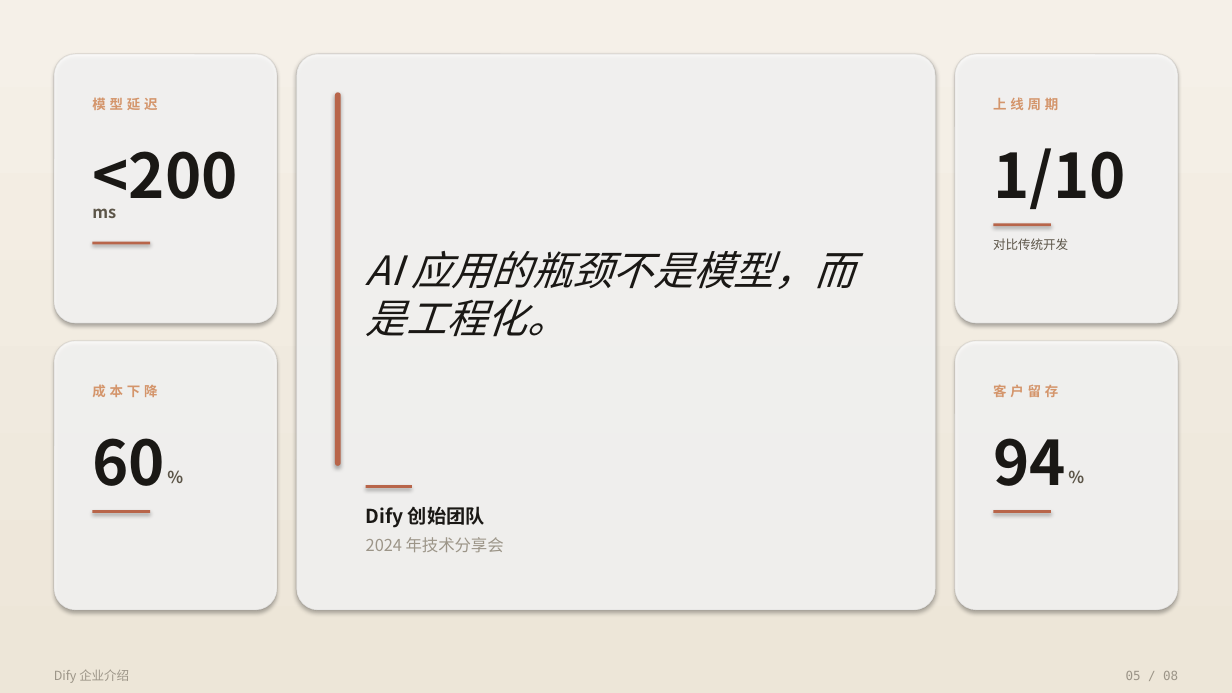
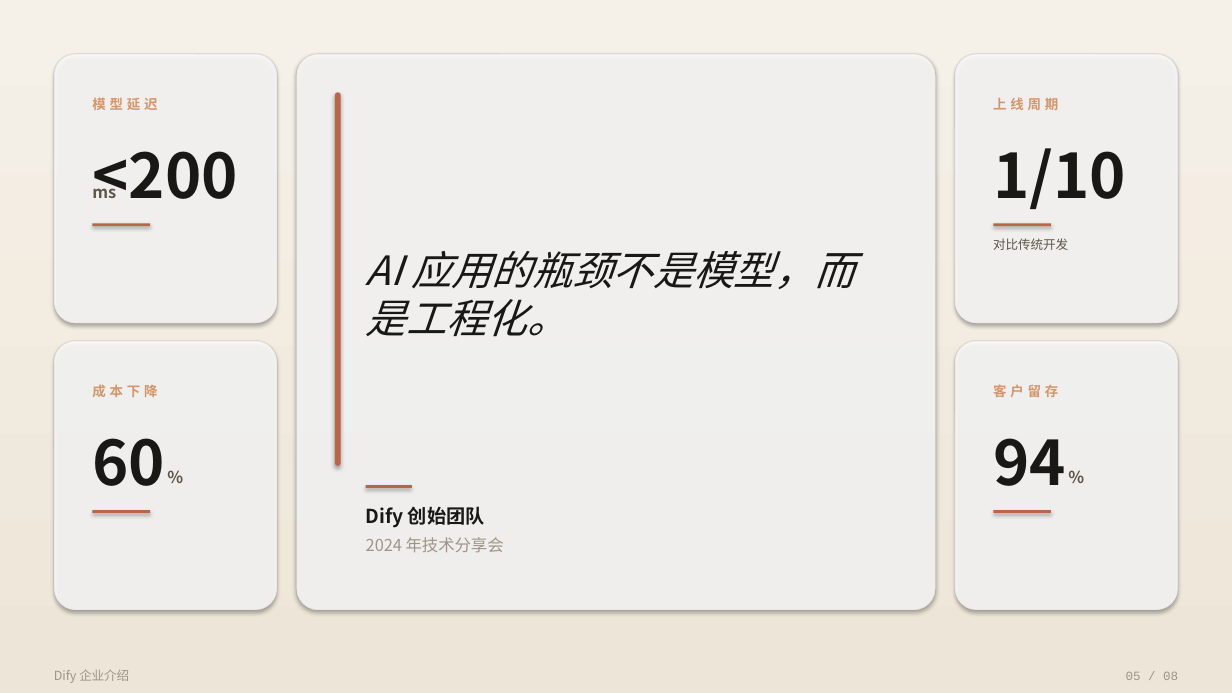
Before and after one commit to ZhengRui-Chen/bento-ppt-skill, a slide deck: slide 5 of examples/dify-intro/deck.pptx. Drawn at 1232x693 pixels with LibreOffice and Linux fonts; fonts in the diff are those of the drawing. Boxes give left, top, right and bottom in pixels: in the first picture for what was removed or moved away, otherwise in the second. Text is boxed around its words. In the diff, an @@ line names an element or a change of style, - is before the commit and + after.

```diff
--- a/examples/dify-intro/deck.pptx
+++ b/examples/dify-intro/deck.pptx
@@ text "ms" rewrapped from (x1=92, y1=208, x2=116, y2=218) to (x1=92, y1=181, x2=116, y2=198) @@
@@ rectangle moved from (x1=92, y1=241, x2=150, y2=244) to (x1=92, y1=224, x2=150, y2=226) @@
```
Also in this commit, not shown: 7 other slides changed, 2 other files.
